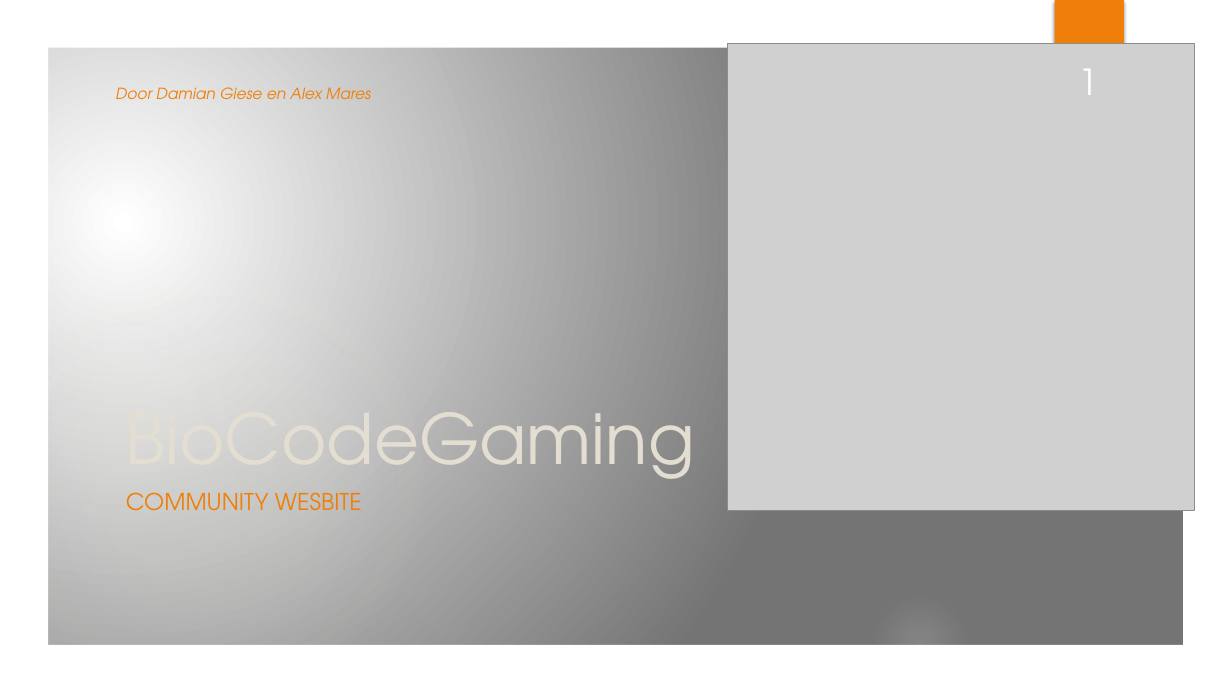
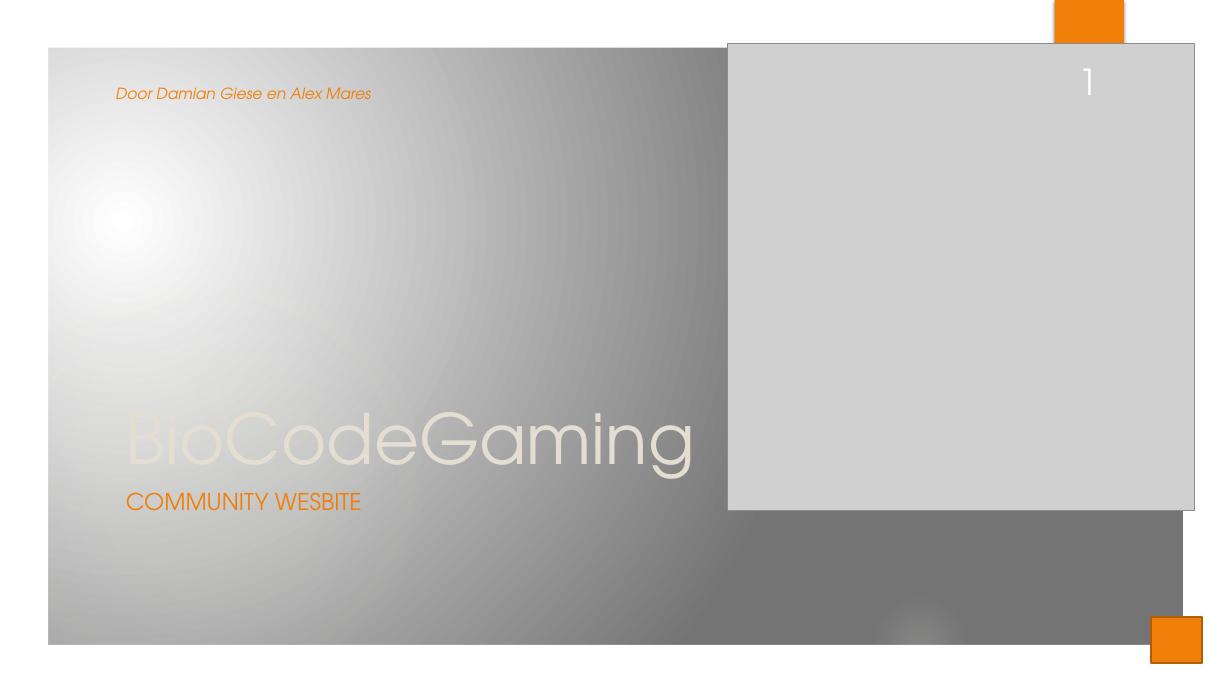
Before and after one commit to OfficialRaiiZeR/Proftaak-biocodegaming-web, a slide deck: slide 1 of documents/verslag/BioCodeGaming.pptx. Drawn at 1232x693 pixels with LibreOffice and Linux fonts; fonts in the diff are those of the drawing; grey boxes stand for pictures; background and template pictures are left out. Boxes give left, top, right and bottom in pixels: in the first picture for what was removed or moved away, otherwise in the second. Text is boxed around its words. In the diff, an @@ line names an element or a change of style, - is before the commit and + after.

```diff
--- a/documents/verslag/BioCodeGaming.pptx
+++ b/documents/verslag/BioCodeGaming.pptx
@@ rectangle added at box(1152, 617, 1202, 664), fill #F07F09, outline #B25E07 1.5 pt @@
```
Also in this commit, not shown: 8 other slides changed, 1 slide added.
